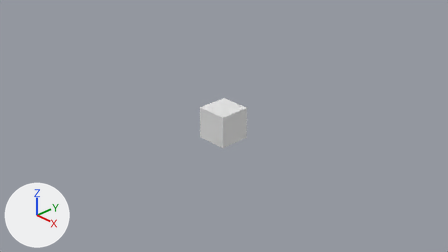
Two versions of the Blender file Assets/BlendFiles/ParlorCabinet.blend, one commit apart.
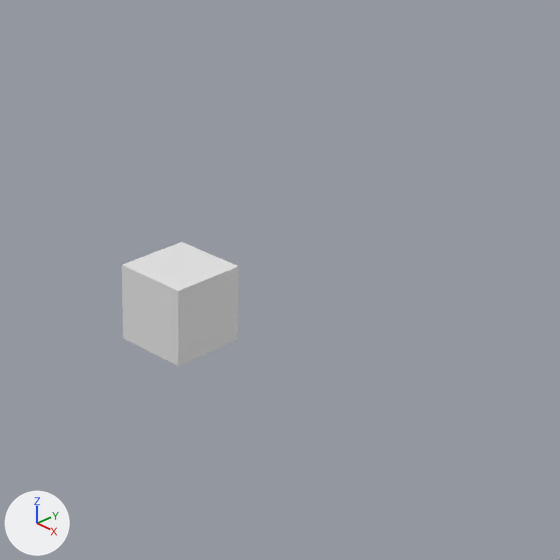
There are two pictures of each version: one from the file's camera 'Camera', one close up on the part from 34% to 84% of the width and 0% to 90% of the height. The axes (+X, +Y, +Z) are drawn at lower left. The lights are the same throughout. The older version's two pictures come first.
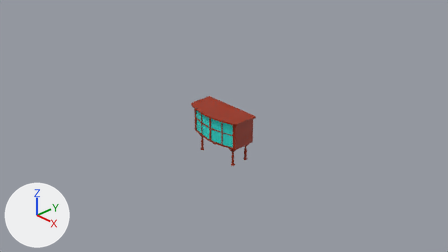
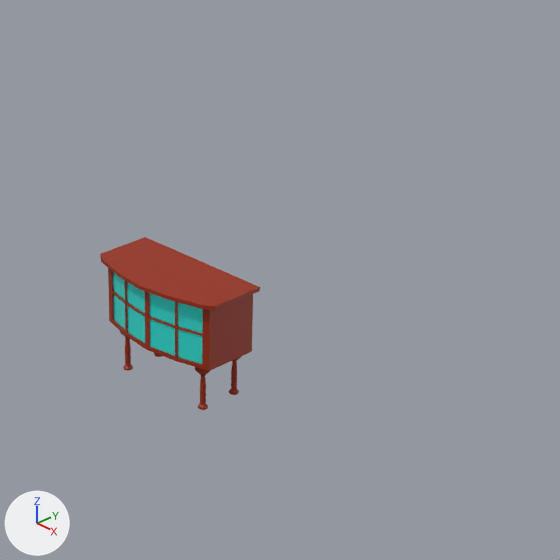
Patch to the scene script:
```diff
--- a/Assets/BlendFiles/ParlorCabinet.blend.py
+++ b/Assets/BlendFiles/ParlorCabinet.blend.py
@@ mat_material @@
 mat_material = principled_material('Material')
-mat_material.base_color = (0.8, 0.8, 0.8)  # white #e7e7e7
+mat_material.base_color = (0.32, 0.0221, 0.0)  # brown #992900
@@ mat_glass @@
+mat_glass = principled_material('Glass')
+mat_glass.base_color = (0.0509, 1.0, 0.89)  # cyan #40fff2
+mat_glass.metallic = 0.431
+mat_glass.roughness = 0.0
@@ me_cube @@
 # used by ob_cube; location = (0.0, 0.0, 0.0); scale = (0.3, 0.3, 0.3)
-me_cube.from_pydata(...)  # 8 vertices, 6 faces; spans x -1.0..1.0, y -1.0..1.0, z -1.0..1.0
+me_cube.from_pydata(...)  # 192 vertices, 179 faces; spans x 0.0..2.02, y -1.33..0.69, z -0.9..0.9
+# me_cube part 1: the whole mesh is rebuilt
 me_cube.materials.append(mat_material)
+me_cube.materials.append(mat_glass)  # cyan #40fff2
@@ me_cylinder @@
+me_cylinder.from_pydata(...)  # 80 vertices, 74 faces; spans x 0.351..0.469, y -0.219..-0.101, z -0.65..-0.269
+me_cylinder.materials.append(mat_material)  # brown #992900
@@ ob_cube @@
 ob_cube.scale = (0.3, 0.3, 0.3)
+_m = ob_cube.modifiers.new('Mirror', 'MIRROR')
+_m.use_clip = True
@@ ob_cylinder @@
+ob_cylinder = bpy.data.objects.new('Cylinder', me_cylinder)
+ob_cylinder.location = (0.0, 0.0, 0.0)
+_m = ob_cylinder.modifiers.new('Mirror', 'MIRROR')
+_m.use_axis = (True, True, False)
```

Pixel boxes (x1, y1, x2, y2) of what changed, in the close-ups (560 x 560 px):
'Cube', recoloured, reshaped, modifiers changed (36% wider, 8% taller): before (122, 242, 239, 366); after (100, 237, 260, 371)
'Cylinder', added: after (120, 331, 242, 410)
